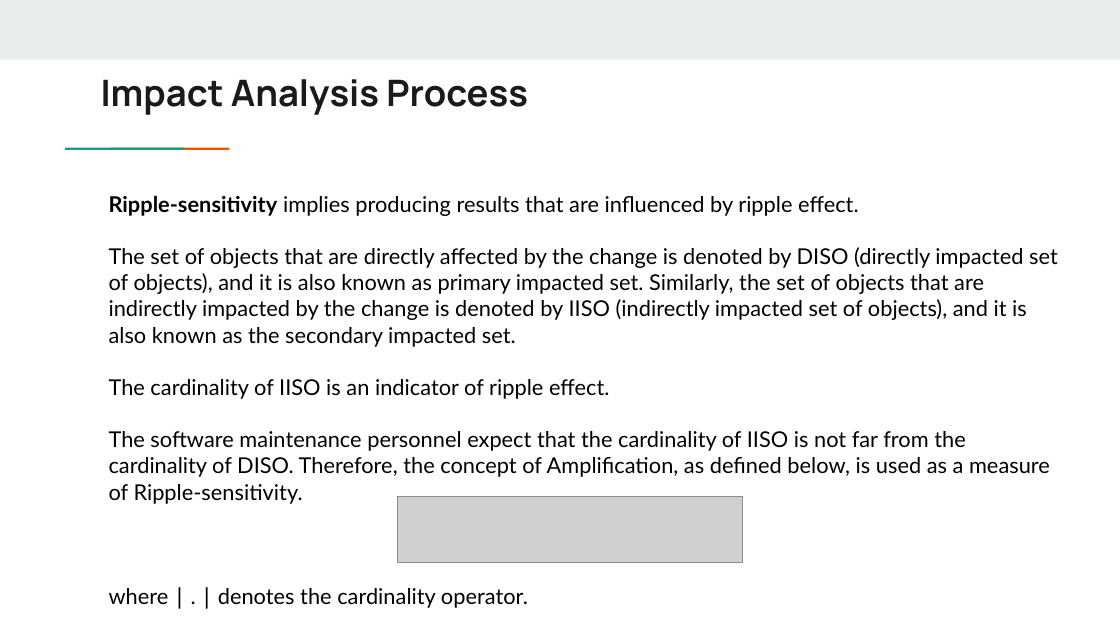
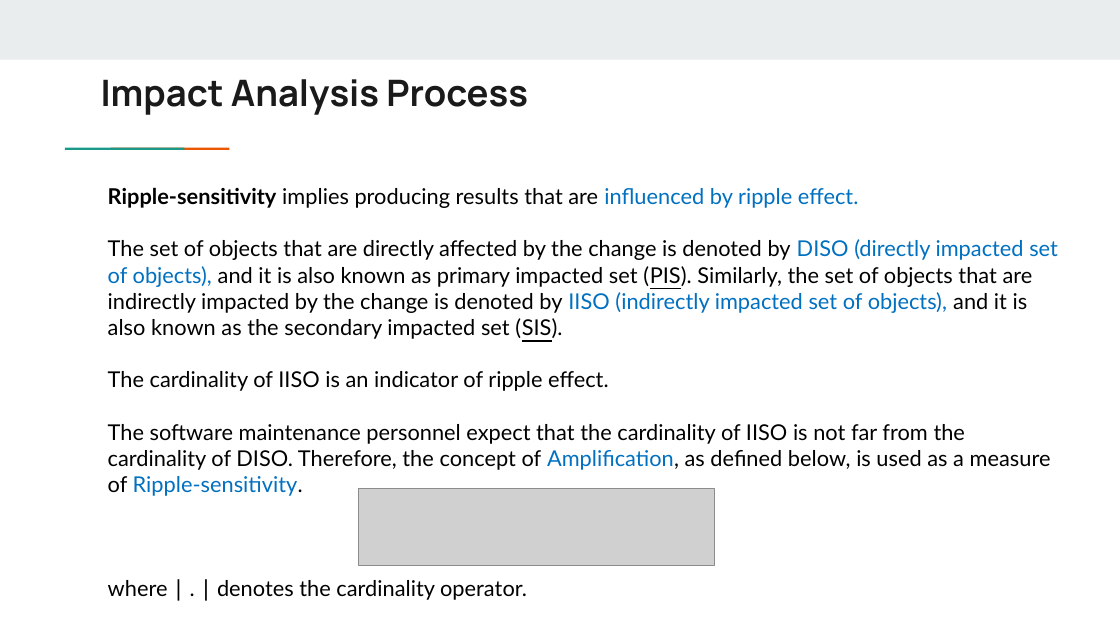
Before and after one commit to GoonerMAK/SWE_4801_Software_Maintenance, a slide deck: slide 26 of Chapter 12_impact analysis.pptx. Drawn at 1120x630 pixels with LibreOffice and Linux fonts; fonts in the diff are those of the drawing; grey boxes stand for pictures. Boxes give left, top, right and bottom in pixels: in the first picture for what was removed or moved away, otherwise in the second. Text is boxed around its words. In the diff, an @@ line names an element or a change of style, - is before the commit and + after.

```diff
--- a/Chapter 12_impact analysis.pptx
+++ b/Chapter 12_impact analysis.pptx
@@ text at bbox=[108, 187, 1058, 600]: text changed @@
-Ripple-sensitivity implies producing results that are influenced by ripple effect.
-The set of objects that are directly affected by the change is denoted by DISO (directly impacted set of objects), and it is also known as primary impacted set. Similarly, the set of objects that are indirectly impacted by the change is denoted by IISO (indirectly impacted set of objects), and it is also known as the secondary impacted set.
-The cardinality of IISO is an indicator of ripple effect.
-The software maintenance personnel expect that the cardinality of IISO is not far from the cardinality of DISO. Therefore, the concept of Amplification, as defined below, is used as a measure of Ripple-sensitivity.
-where ∣ . ∣ denotes the cardinality operator.
+Ripple-sensitivity implies producing results that are influenced by ripple effect.
+The set of objects that are directly affected by the change is denoted by DISO (directly impacted set of objects), and it is also known as primary impacted set (PIS). Similarly, the set of objects that are indirectly impacted by the change is denoted by IISO (indirectly impacted set of objects), and it is also known as the secondary impacted set (SIS).
+The cardinality of IISO is an indicator of ripple effect.
+The software maintenance personnel expect that the cardinality of IISO is not far from the cardinality of DISO. Therefore, the concept of Amplification, as defined below, is used as a measure of Ripple-sensitivity.
+where ∣ . ∣ denotes the cardinality operator.
@@ picture: place and size @@
-picture at bbox=[398, 497, 744, 563]
+picture at bbox=[358, 488, 715, 566]
```
Also in this commit, not shown: 41 other slides changed, 1 slide added, 2 slides removed, 3 other files.
